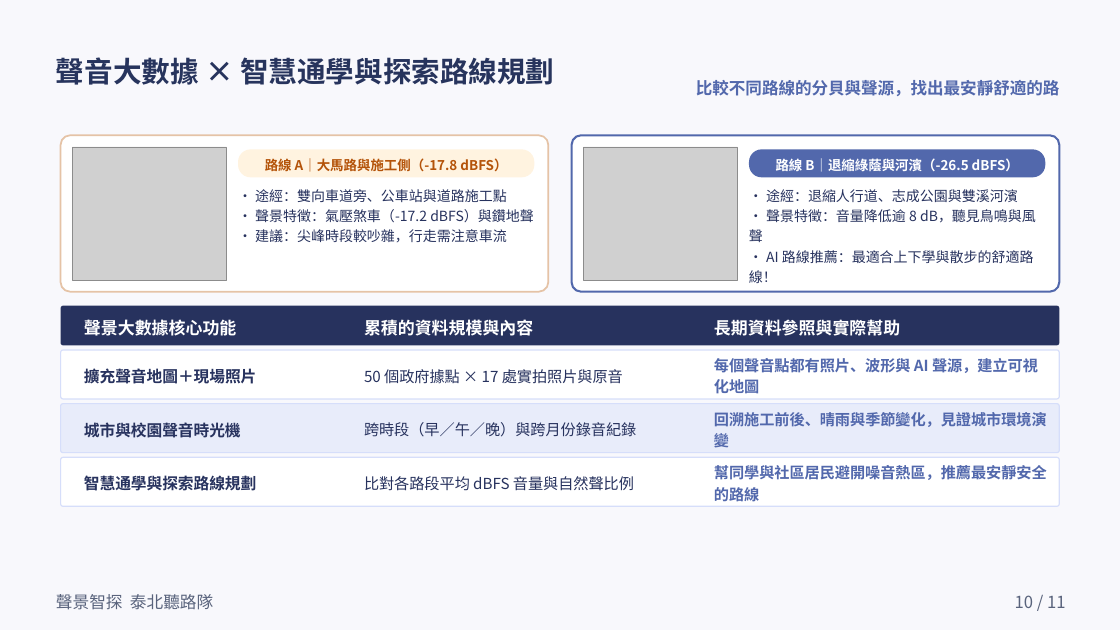
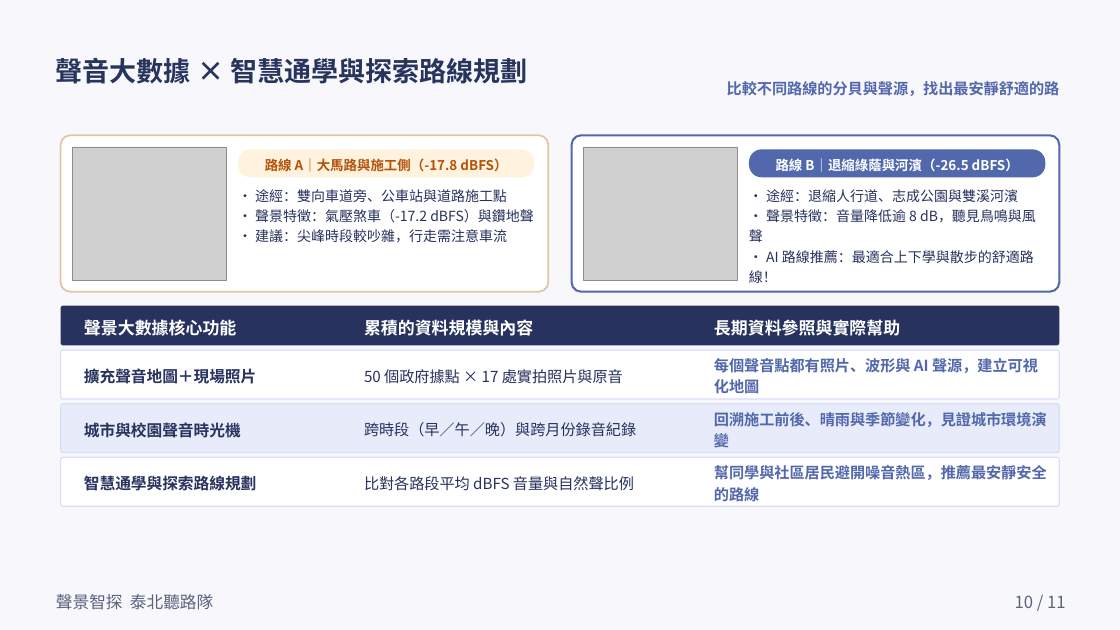
Before and after one commit to timdirty/taibei-student-explorers, a slide deck: slide 10 of slides/聲景智探_11頁學生簡報.pptx. Drawn at 1120x630 pixels with LibreOffice and Linux fonts; fonts in the diff are those of the drawing; grey boxes stand for pictures. Boxes give left, top, right and bottom in pixels: in the first picture for what was removed or moved away, otherwise in the second. Text is boxed around its words. In the diff, an @@ line names an element or a change of style, - is before the commit and + after.

```diff
--- a/slides/聲景智探_11頁學生簡報.pptx
+++ b/slides/聲景智探_11頁學生簡報.pptx
@@ text "聲音大數據 × 智慧通學與探索路線規劃" at box(56, 58, 527, 84): size 24.5 to 23.2 pt @@
@@ text "比較不同路線的分貝與聲源，找出最安靜舒適的路": place and size @@
-text "比較不同路線的分貝與聲源，找出最安靜舒適的路" at box(696, 80, 1059, 96)
+text "比較不同路線的分貝與聲源，找出最安靜舒適的路" at box(727, 81, 1060, 96)
@@ text "比較不同路線的分貝與聲源，找出最安靜舒適的路" at box(727, 81, 1060, 96): size 14.2 to 13 pt @@
```
Also in this commit, not shown: 9 other slides changed, 29 other files.
